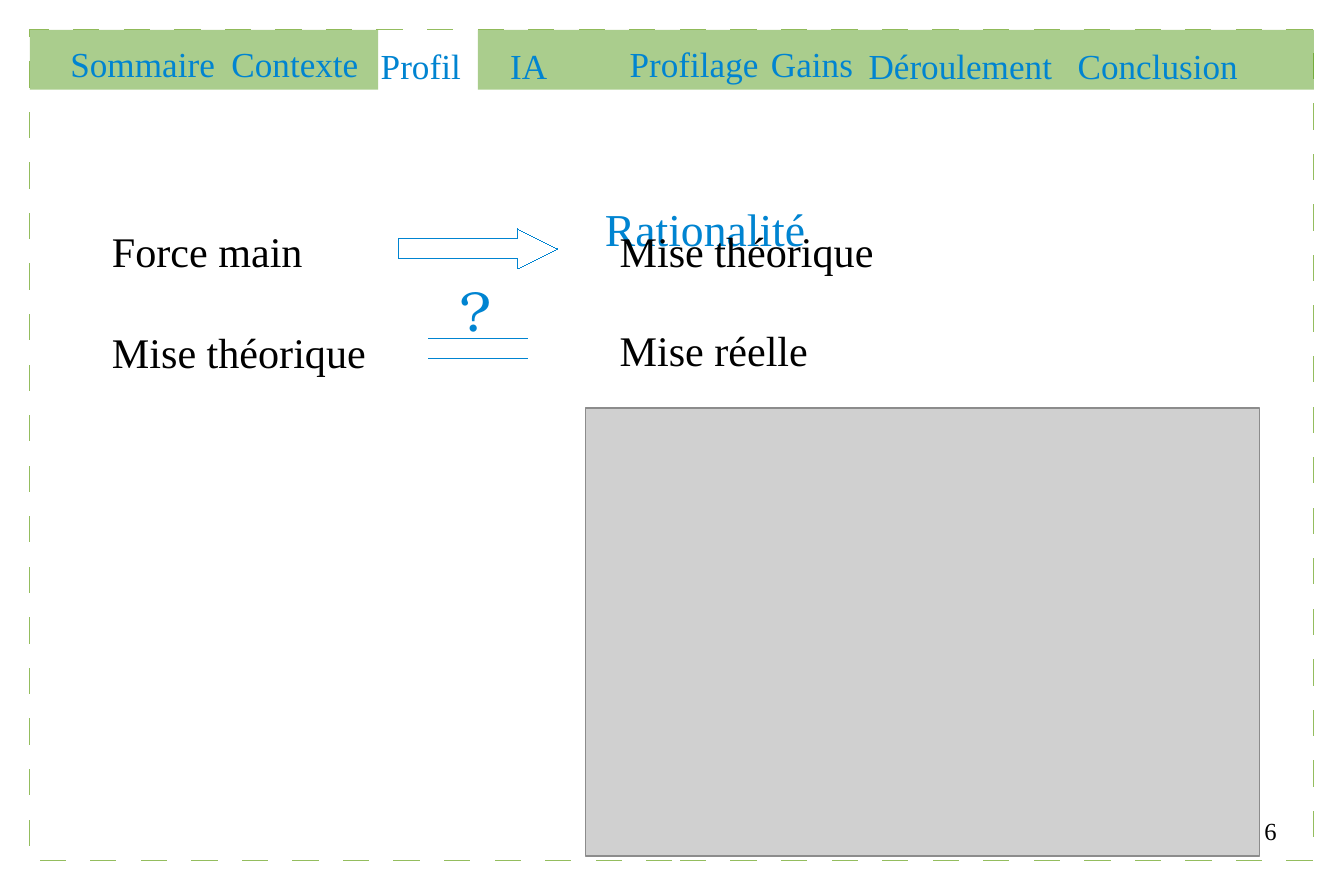
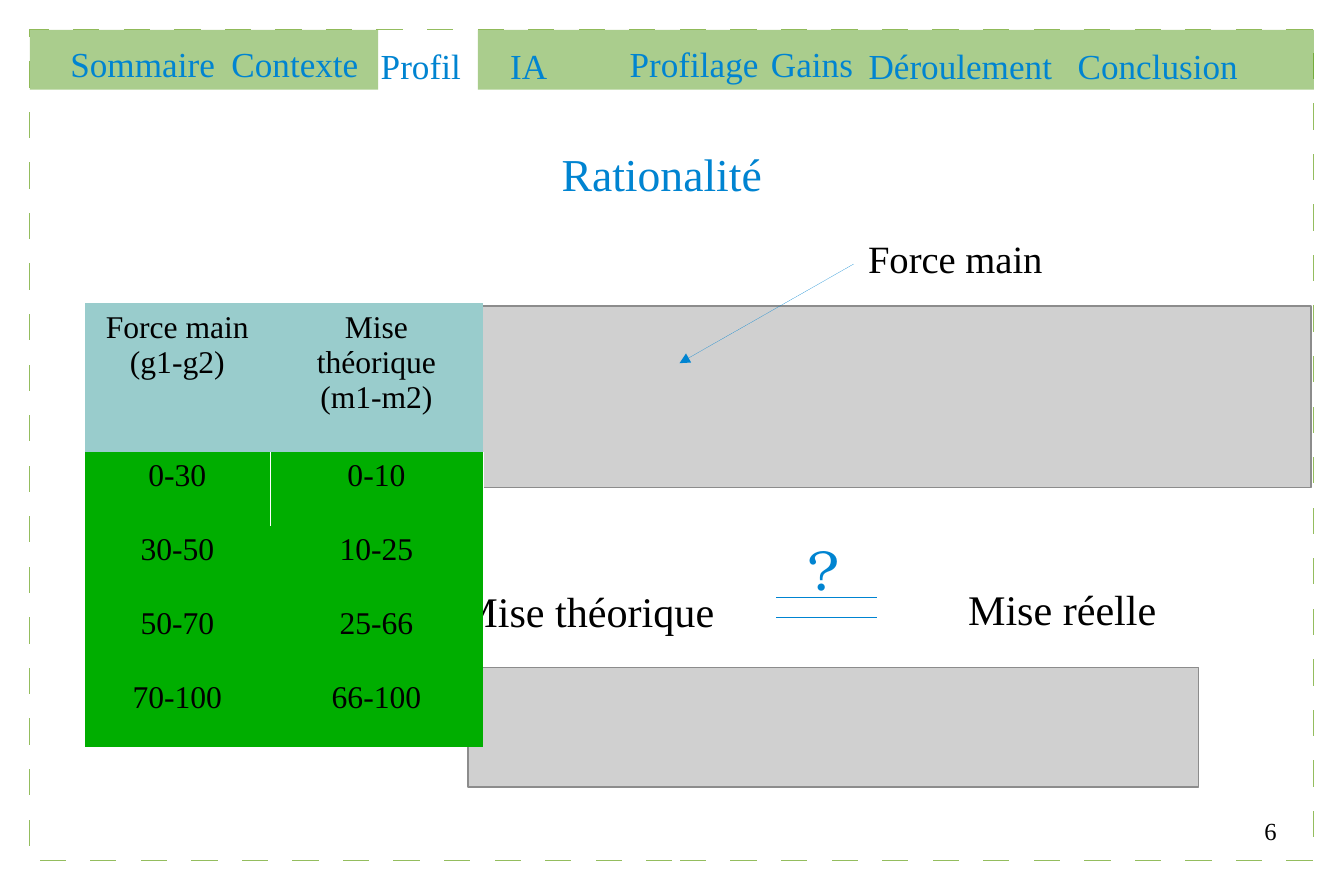
Before and after one commit to Gouga34/TERM1_Poker, a slide deck: slide 6 of Soutenance/presentation.odp. Drawn at 1344x896 pixels with LibreOffice and Linux fonts; fonts in the diff are those of the drawing; grey boxes stand for pictures. Boxes give left, top, right and bottom in pixels: in the first picture for what was removed or moved away, otherwise in the second. Text is boxed around its words. In the diff, an @@ line names an element or a change of style, - is before the commit and + after.

```diff
--- a/Soutenance/presentation.odp
+++ b/Soutenance/presentation.odp
@@ text "Rationalité" rewrapped from bbox=[605, 214, 805, 255] to bbox=[562, 159, 762, 192] @@
@@ right arrow removed at bbox=[398, 229, 558, 268] @@
@@ text "Force main": place and size @@
-text "Force main" at bbox=[112, 239, 366, 377]
+text "Force main" at bbox=[868, 247, 1042, 274]
@@ text "Force main" at bbox=[868, 247, 1042, 274]: size 24 to 22 pt @@
@@ arrow added from (853, 264) to (679, 363), #0084D1 0 pt @@
@@ table added at bbox=[85, 303, 483, 747], 5 rows, 2 columns @@
+Force main / (g1-g2) | Mise théorique / (m1-m2)
+0-30 | 0-10
+30-50 | 10-25
+50-70 | 25-66
+70-100 | 66-100
@@ picture added at bbox=[396, 306, 1311, 488] @@
@@ text at bbox=[112, 338, 366, 377]: paragraph removed @@
-Mise théorique
@@ text "?": place and size @@
-text "?" at bbox=[448, 269, 487, 350]
+text "?" at bbox=[797, 527, 836, 608]
@@ text "Mise théorique": place and size @@
-text "Mise théorique" at bbox=[620, 234, 873, 276]
+text "Mise théorique" at bbox=[460, 594, 714, 636]
@@ line moved from (429, 339) - (527, 339) to (776, 597) - (876, 597) @@
@@ text "Mise réelle": place and size @@
-text "Mise réelle" at bbox=[620, 336, 807, 367]
+text "Mise réelle" at bbox=[968, 595, 1156, 626]
@@ line moved from (429, 358) - (527, 358) to (776, 617) - (876, 617) @@
@@ picture: place and size @@
-picture at bbox=[585, 408, 1259, 856]
+picture at bbox=[468, 668, 1199, 788]
```
Also in this commit, not shown: 10 other slides changed, 4 slides added, 1 slide removed, 8 other files.
